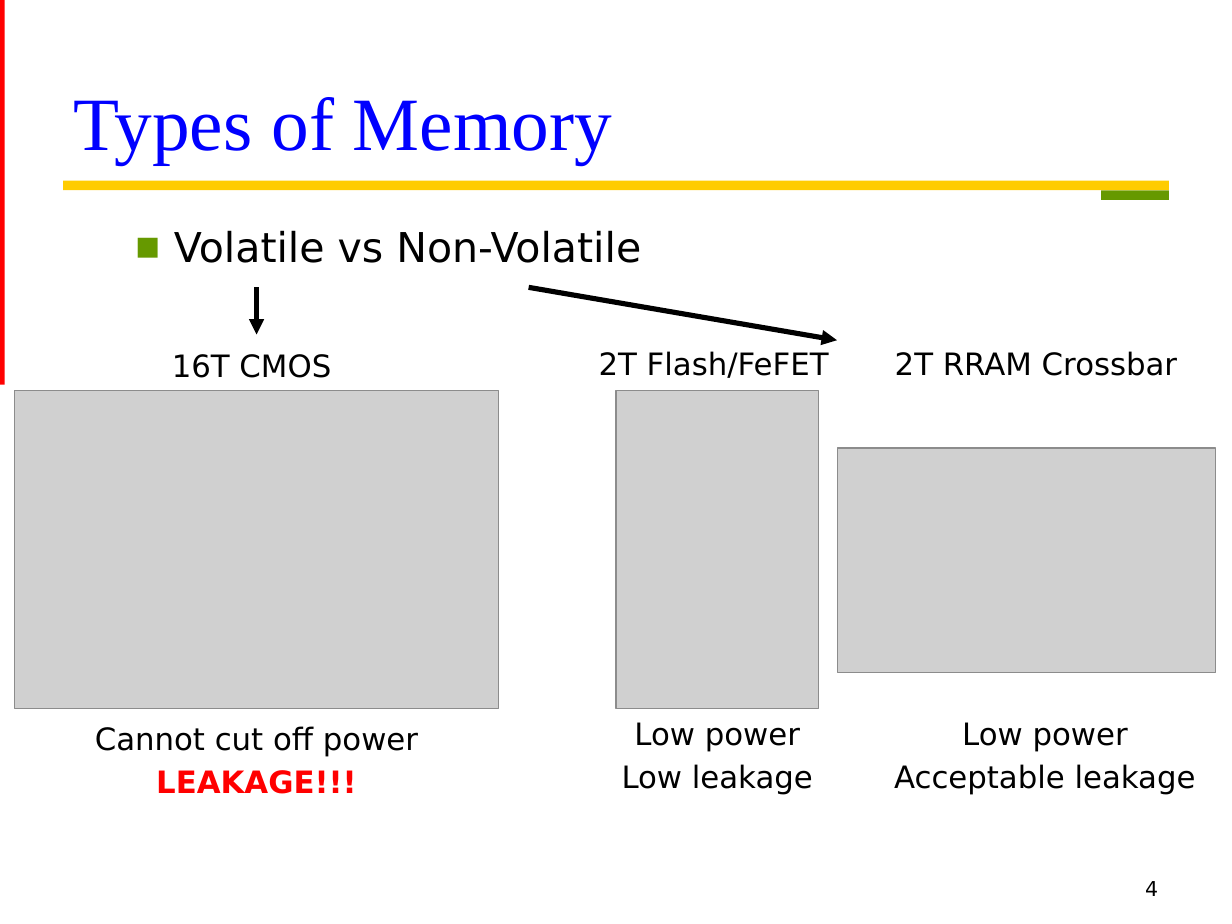
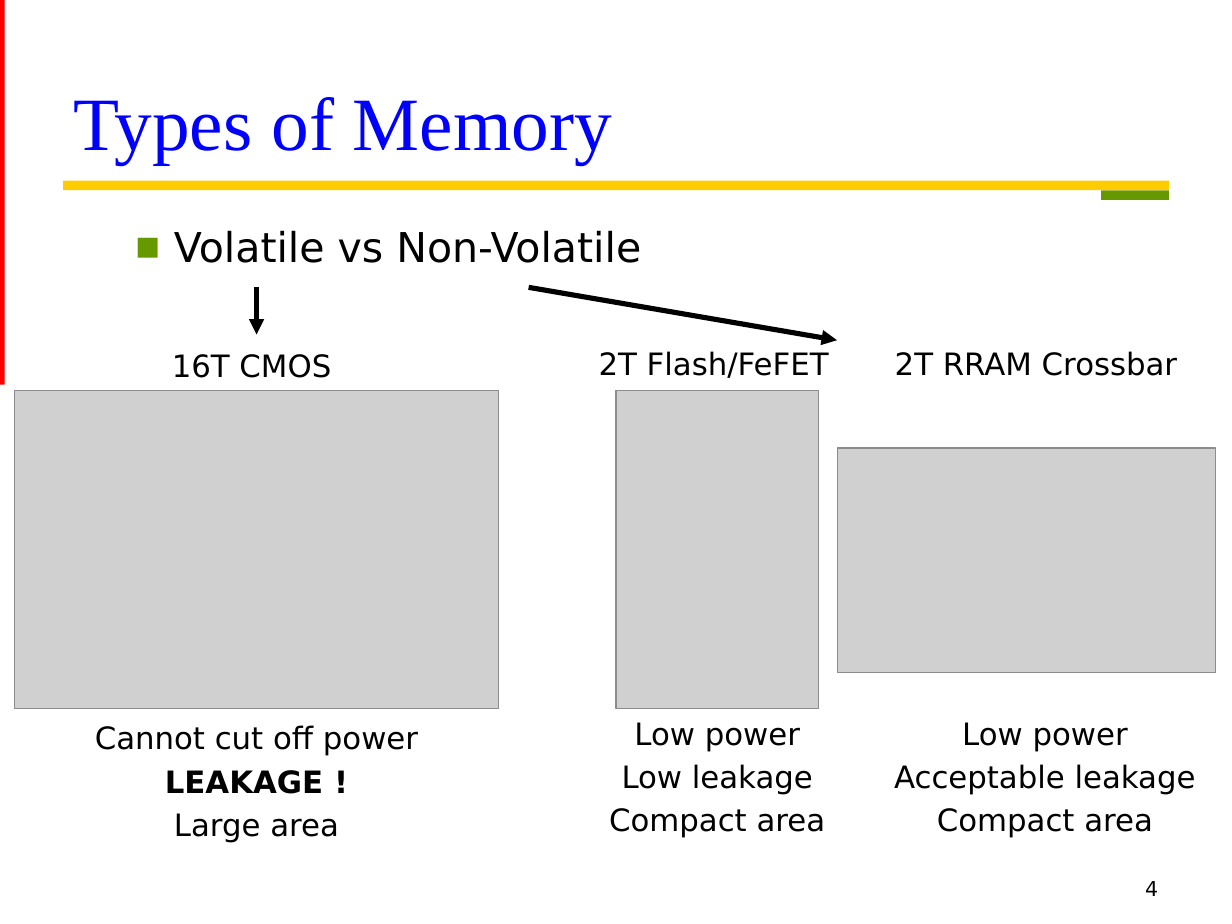
Before and after one commit to Oniontow/AndyWu_Project, a slide deck: slide 4 of IMS.pptx. Drawn at 1232x924 pixels with LibreOffice and Linux fonts; fonts in the diff are those of the drawing; grey boxes stand for pictures. Boxes give left, top, right and bottom in pixels: in the first picture for what was removed or moved away, otherwise in the second. Text is boxed around its words. In the diff, an @@ line names an element or a change of style, - is before the commit and + after.

```diff
--- a/IMS.pptx
+++ b/IMS.pptx
@@ text at box(165, 770, 339, 843): text changed; text colour #FF0000 to #000000; bold off @@
-LEAKAGE!!!
+LEAKAGE !
+Large area
@@ text at box(609, 808, 826, 838): paragraph added @@
+Compact area
@@ text at box(937, 808, 1153, 838): paragraph added @@
+Compact area
```
Also in this commit, not shown: 1 other slide changed.
